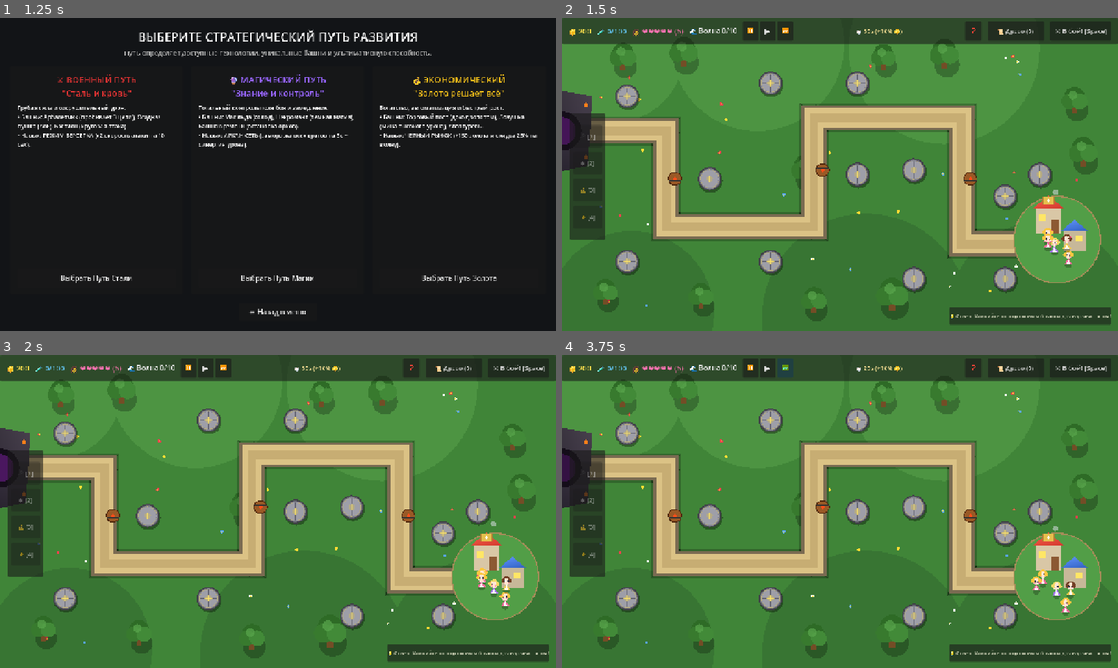
Above: before the commit, frames 1-4 (two rows, left to right).
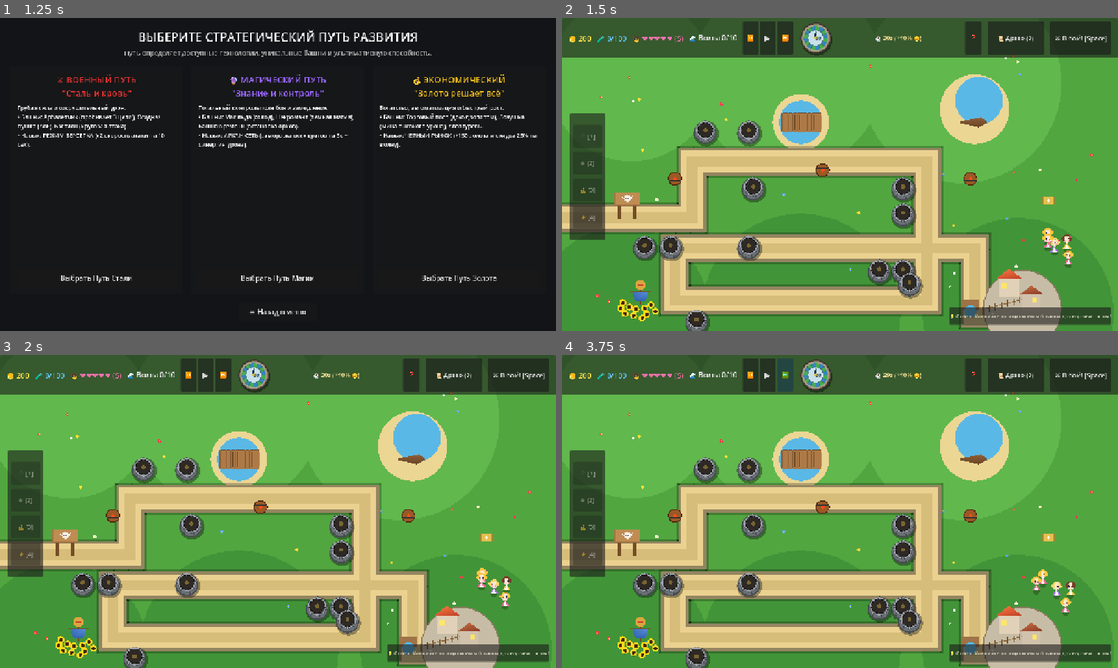
Above: after the commit, the same moments.

Repository: MrSgemaSeny/godot_test_game
Game: Godot game, scene res://scenes/main_menu.tscn
Two runs of this game, one before a commit and one after it. Both use one fixed random seed, a clock stepped at 60 frames per second and the inputs below.
Inputs:
- Up to frame 1 (1.25 s): click "⚔️ Начать битву (Выбор пути)" at 0.5 s
- Up to frame 2 (1.5 s): click "Выбрать Путь Стали" at 1.25 s
- Up to frame 3 (2 s): no input
- Up to frame 4 (3.75 s): click "⏸️" at 2 s; click "▶️" at 2.75 s; click "⏩" at 3.5 s

Frame 1 is identical in both runs. In frame 2, 83% of the frame differs, in the area x 0-100%, y 1-100%; in frame 3, 84%; in frame 4, 84%.

Commit message:
feat(visuals): exact 1-to-1 Monster Mash recreation with dial clock, stone turret platforms, scarecrow with sunflowers, wooden bridges and village

Diff:
--- a/scenes/game.tscn
+++ b/scenes/game.tscn
@@ -8,6 +8,7 @@
 [ext_resource type="Script" path="res://scripts/hud.gd" id="6_hud"]
 [ext_resource type="PackedScene" path="res://scenes/tech_tree_modal.tscn" id="7_modal"]
 [ext_resource type="PackedScene" path="res://scenes/help_modal.tscn" id="8_help_modal"]
+[ext_resource type="Script" path="res://scripts/wave_clock.gd" id="9_clock"]
 
 [node name="Game" type="Node2D"]
 script = ExtResource("1_game")
@@ -109,6 +110,12 @@
 layout_mode = 2
 tooltip_text = "Ускорение 2x [E]"
 text = "⏩"
+
+[node name="WaveClock" type="Control" parent="CanvasLayer/HUD/TopBar/MarginContainer/HBoxContainer"]
+custom_minimum_size = Vector2(56, 56)
+layout_mode = 2
+tooltip_text = "Часы-таймер волны. Нажмите для досрочного старта (+10% золота)!"
+script = ExtResource("9_clock")
 
 [node name="TimerLabel" type="Label" parent="CanvasLayer/HUD/TopBar/MarginContainer/HBoxContainer"]
 layout_mode = 2
--- a/scripts/build_spot.gd
+++ b/scripts/build_spot.gd
@@ -140,33 +140,45 @@
 
 func _draw() -> void:
 	# Тень под постаментом
-	draw_circle(Vector2(2, 4), spot_radius + 2.0, Color(0.0, 0.0, 0.0, 0.35))
+	draw_circle(Vector2(2, 6), spot_radius + 3.0, Color(0.0, 0.0, 0.0, 0.35))
 
-	# Каменное основание (двойное кольцо)
-	draw_circle(Vector2.ZERO, spot_radius, Color(0.38, 0.38, 0.42))
-	draw_circle(Vector2.ZERO, spot_radius - 3.0, Color(0.52, 0.52, 0.56))
-	draw_circle(Vector2.ZERO, spot_radius - 6.0, Color(0.62, 0.62, 0.66))
-	draw_arc(Vector2.ZERO, spot_radius, 0, TAU, 28, Color(0.25, 0.25, 0.28), 2.5)
-	draw_arc(Vector2.ZERO, spot_radius - 5.0, 0, TAU, 24, Color(0.75, 0.7, 0.5, 0.8), 1.5)
+	# Каменная кладка башенки-постамента (конусообразное основание)
+	var base_col = Color(0.42, 0.44, 0.46)
+	var light_col = Color(0.62, 0.64, 0.68)
+	var dark_col = Color(0.28, 0.30, 0.32)
 
-	# Детали кладки (4 сектора плит)
-	for i in range(4):
-		var ang = i * (PI / 2.0)
-		var p1 = Vector2(cos(ang), sin(ang)) * 6.0
-		var p2 = Vector2(cos(ang), sin(ang)) * (spot_radius - 6.0)
-		draw_line(p1, p2, Color(0.4, 0.4, 0.45), 1.5)
+	# Нижнее основание
+	draw_circle(Vector2(0, 4), spot_radius, dark_col)
+	draw_circle(Vector2(0, 2), spot_radius - 2.0, base_col)
+
+	# Текстура отдельных каменных блоков
+	for i in range(6):
+		var ang = i * (PI / 3.0) + 0.2
+		var p1 = Vector2(cos(ang), sin(ang)) * (spot_radius * 0.4) + Vector2(0, 2)
+		var p2 = Vector2(cos(ang), sin(ang)) * (spot_radius * 0.95) + Vector2(0, 2)
+		draw_line(p1, p2, Color(0.22, 0.24, 0.26, 0.7), 1.5)
+
+	# Верхняя площадка с темным углублением
+	draw_circle(Vector2(0, -2), spot_radius * 0.78, light_col)
+	draw_circle(Vector2(0, -2), spot_radius * 0.65, Color(0.18, 0.16, 0.14)) # Темное жерло
+	draw_arc(Vector2(0, -2), spot_radius * 0.65, 0, TAU, 24, Color(0.1, 0.08, 0.08), 2.0)
+
+	# Каменные зубцы (Battlements) по ободу
+	for i in range(8):
+		var ang = i * (TAU / 8.0)
+		var tooth_pos = Vector2(cos(ang), sin(ang)) * (spot_radius * 0.75) + Vector2(0, -2)
+		draw_circle(tooth_pos, 3.2, light_col)
+		draw_arc(tooth_pos, 3.2, 0, TAU, 8, dark_col, 1.0)
 
 	if not has_tower():
-		# Золотистая руническая звезда в центре
-		var glow_alpha = 0.5 + sin(pulse_time) * 0.25 if (is_hovered or is_selected) else 0.4
-		draw_circle(Vector2.ZERO, 7.0, Color(0.85, 0.75, 0.3, glow_alpha))
-		draw_line(Vector2(-8, 0), Vector2(8, 0), Color(1.0, 0.9, 0.4, glow_alpha + 0.3), 2.0)
-		draw_line(Vector2(0, -8), Vector2(0, 8), Color(1.0, 0.9, 0.4, glow_alpha + 0.3), 2.0)
+		# Золотистый огонек в центре площадки
+		var glow_alpha = 0.6 + sin(pulse_time) * 0.3 if (is_hovered or is_selected) else 0.35
+		draw_circle(Vector2(0, -2), 5.0, Color(1.0, 0.85, 0.3, glow_alpha))
 
 	# Пульсирующий ореол при выборе
 	if is_selected:
 		var pulse_rad = spot_radius + 4.0 + sin(pulse_time) * 2.0
-		draw_arc(Vector2.ZERO, pulse_rad, 0, TAU, 32, Color(1.0, 0.85, 0.2, 0.9), 3.0)
-		draw_arc(Vector2.ZERO, pulse_rad + 3.0, 0, TAU, 32, Color(1.0, 0.85, 0.2, 0.4), 1.5)
+		draw_arc(Vector2(0, 0), pulse_rad, 0, TAU, 32, Color(1.0, 0.85, 0.2, 0.9), 3.0)
+		draw_arc(Vector2(0, 0), pulse_rad + 3.0, 0, TAU, 32, Color(1.0, 0.85, 0.2, 0.4), 1.5)
 	elif is_hovered:
-		draw_arc(Vector2.ZERO, spot_radius + 3.0, 0, TAU, 32, Color(0.4, 0.85, 1.0, 0.8), 2.0)
+		draw_arc(Vector2(0, 0), spot_radius + 3.0, 0, TAU, 32, Color(0.4, 0.85, 1.0, 0.8), 2.0)
--- a/scripts/game.gd
+++ b/scripts/game.gd
@@ -90,14 +90,16 @@
 
 func _setup_path() -> void:
 	var curve = Curve2D.new()
-	curve.add_point(Vector2(-40, 260))
-	curve.add_point(Vector2(240, 260))
-	curve.add_point(Vector2(240, 480))
-	curve.add_point(Vector2(580, 480))
-	curve.add_point(Vector2(580, 230))
-	curve.add_point(Vector2(920, 230))
-	curve.add_point(Vector2(920, 520))
-	curve.add_point(Vector2(1140, 520)) # Деревня девочек
+	curve.add_point(Vector2(-40, 460))
+	curve.add_point(Vector2(300, 460))
+	curve.add_point(Vector2(300, 330))
+	curve.add_point(Vector2(840, 330))
+	curve.add_point(Vector2(840, 650))
+	curve.add_point(Vector2(260, 650))
+	curve.add_point(Vector2(260, 530))
+	curve.add_point(Vector2(950, 530))
+	curve.add_point(Vector2(950, 680))
+	curve.add_point(Vector2(1120, 680)) # Сказочная деревня
 	path2d.curve = curve
 
 func _setup_build_spots() -> void:
@@ -105,19 +107,17 @@
 		for child in build_spots_container.get_children():
 			child.queue_free()
 
+	# Аутентичное расположение каменных башенок-постаментов как на скриншоте
 	var spot_positions = [
-		Vector2(150, 180),
-		Vector2(340, 370),
-		Vector2(150, 560),
-		Vector2(480, 560),
-		Vector2(480, 150),
-		Vector2(680, 150),
-		Vector2(680, 360),
-		Vector2(810, 350),
-		Vector2(810, 600),
-		Vector2(1020, 410),
-		Vector2(1020, 600),
-		Vector2(1100, 360)
+		Vector2(190, 525), Vector2(250, 525), # У таблички слева
+		Vector2(330, 260), # Вверху слева
+		Vector2(430, 260), # Вверху по центру у мостика
+		Vector2(440, 390), # В центре у изгиба
+		Vector2(430, 525), # В центре
+		Vector2(310, 695), # У подсолнухов
+		Vector2(730, 580), Vector2(785, 580), # Справа у поворота
+		Vector2(785, 390), Vector2(785, 450), # Справа вверху
+		Vector2(800, 610)  # У спуска к деревне
 	]
 
 	if is_instance_valid(build_spots_container):
@@ -419,84 +419,148 @@
 
 func _draw() -> void:
 	# 1. Сказочный изумрудный холмистый ландшафт Кудрявой Долины
-	draw_rect(Rect2(0, 0, 1280, 720), Color(0.25, 0.52, 0.22))
-
-	# Объемные мягкие холмы с градиентными слоями
-	var hill_col1 = Color(0.30, 0.58, 0.26)
-	var hill_col2 = Color(0.22, 0.46, 0.20)
-	draw_circle(Vector2(120, 80), 160, hill_col1)
-	draw_circle(Vector2(450, 60), 200, hill_col1)
-	draw_circle(Vector2(880, 70), 220, hill_col1)
-	draw_circle(Vector2(160, 680), 190, hill_col2)
-	draw_circle(Vector2(700, 690), 240, hill_col2)
-	draw_circle(Vector2(1100, 680), 210, hill_col2)
-
-	# 2. Сказочные поляны с цветами
+	draw_rect(Rect2(0, 0, 1280, 720), Color(0.32, 0.65, 0.25))
+
+	# Объемные мягкие холмы сочной травы
+	var hill_col1 = Color(0.38, 0.72, 0.30)
+	var hill_col2 = Color(0.26, 0.58, 0.22)
+	draw_circle(Vector2(160, 140), 190, hill_col1)
+	draw_circle(Vector2(520, 130), 220, hill_col1)
+	draw_circle(Vector2(920, 150), 230, hill_col1)
+	draw_circle(Vector2(140, 680), 200, hill_col2)
+	draw_circle(Vector2(550, 680), 230, hill_col2)
+	draw_circle(Vector2(1050, 680), 220, hill_col2)
+
+	# 2. Песчаный пляж / пруд вверху по центру и справа
+	var pond_water = Color(0.35, 0.72, 0.90)
+	var sand_col = Color(0.92, 0.84, 0.58)
+	draw_circle(Vector2(550, 240), 65, sand_col)
+	draw_circle(Vector2(550, 240), 50, pond_water)
+	draw_circle(Vector2(950, 210), 80, sand_col)
+	draw_circle(Vector2(960, 190), 55, pond_water)
+
+	# Деревянная лодочка на песке вверху справа
+	var boat_p = Vector2(940, 240)
+	draw_polygon(
+		PackedVector2Array([boat_p + Vector2(-30, 0), boat_p + Vector2(25, -12), boat_p + Vector2(40, 0), boat_p + Vector2(20, 12)]),
+		PackedColorArray([Color(0.48, 0.32, 0.18), Color(0.58, 0.38, 0.22), Color(0.48, 0.32, 0.18), Color(0.4, 0.26, 0.14)])
+	)
+	draw_line(boat_p + Vector2(-15, 0), boat_p + Vector2(20, 0), Color(0.3, 0.18, 0.1), 2.0)
+
+	# 3. Сказочные поляны с цветами
 	for flower in flower_patches:
 		draw_circle(flower["pos"], flower["size"], flower["col"])
 		draw_circle(flower["pos"], flower["size"] * 0.4, Color(1.0, 0.9, 0.2))
 
-	# 3. Сказочные деревья
-	for tree in trees:
-		var tp = tree["pos"]
-		var ts = tree["scale"]
-		draw_circle(tp + Vector2(6, 12), 26.0 * ts, Color(0.0, 0.0, 0.0, 0.25))
-		draw_rect(Rect2(tp.x - 6 * ts, tp.y, 12 * ts, 20 * ts), Color(0.45, 0.3, 0.15))
-		draw_circle(tp + Vector2(0, -18 * ts), 24.0 * ts, Color(0.18, 0.42, 0.15))
-		draw_circle(tp + Vector2(-12 * ts, -8 * ts), 18.0 * ts, Color(0.22, 0.48, 0.18))
-		draw_circle(tp + Vector2(12 * ts, -8 * ts), 18.0 * ts, Color(0.26, 0.54, 0.22))
-		draw_circle(tp + Vector2(-4 * ts, -22 * ts), 10.0 * ts, Color(0.35, 0.65, 0.3, 0.7))
-
-	# 4. Текстурированная извилистая дорога из булыжника и теплого песка
+	# 4. Текстурированная извилистая песчаная дорога (как на скриншотах «Башенок»)
 	if path2d and path2d.curve:
 		var baked_points = path2d.curve.get_baked_points()
 		if baked_points.size() > 1:
-			draw_polyline(baked_points, Color(0.0, 0.0, 0.0, 0.22), 68.0)
-			draw_polyline(baked_points, Color(0.48, 0.42, 0.32), 58.0)
-			draw_polyline(baked_points, Color(0.86, 0.76, 0.52), 44.0)
-			draw_polyline(baked_points, Color(0.78, 0.68, 0.45), 20.0)
-
-	# 5. Логово Монстров слева
+			# Мягкая тень обочины
+			draw_polyline(baked_points, Color(0.0, 0.0, 0.0, 0.24), 74.0)
+			# Каменная/травяная окантовка дороги
+			draw_polyline(baked_points, Color(0.58, 0.52, 0.38), 64.0)
+			# Основное теплое песчаное полотно
+			draw_polyline(baked_points, Color(0.92, 0.82, 0.56), 50.0)
+			# Протоптанная дорожка со следами
+			draw_polyline(baked_points, Color(0.84, 0.74, 0.48), 24.0)
+
+	# 5. Деревянный мостик через верхний пруд (по центру)
+	var bridge_pos = Vector2(550, 240)
+	draw_rect(Rect2(bridge_pos.x - 45, bridge_pos.y - 20, 90, 40), Color(0.55, 0.38, 0.22))
+	for b_i in range(8):
+		var plank_x = bridge_pos.x - 40 + b_i * 11
+		draw_rect(Rect2(plank_x, bridge_pos.y - 22, 9, 44), Color(0.68, 0.48, 0.28))
+		draw_line(Vector2(plank_x, bridge_pos.y - 22), Vector2(plank_x + 9, bridge_pos.y - 22), Color(0.35, 0.22, 0.12), 1.5)
+		draw_line(Vector2(plank_x + 4, bridge_pos.y - 18), Vector2(plank_x + 4, bridge_pos.y + 18), Color(0.4, 0.28, 0.15), 1.0)
+
+	# 6. Деревянный указатель со страшком/монстром слева
+	var sign_p = Vector2(120, 420)
+	draw_rect(Rect2(sign_p.x + 8, sign_p.y + 10, 8, 32), Color(0.45, 0.3, 0.15)) # Столбик
+	draw_rect(Rect2(sign_p.x + 44, sign_p.y + 10, 8, 32), Color(0.45, 0.3, 0.15))
+	draw_rect(Rect2(sign_p.x, sign_p.y - 20, 60, 32), Color(0.65, 0.45, 0.26)) # Доска
+	draw_rect(Rect2(sign_p.x + 2, sign_p.y - 18, 56, 28), Color(0.75, 0.55, 0.32))
+	# Нарисованный белый монстрик на табличке
+	draw_circle(sign_p + Vector2(30, -5), 8.0, Color(1.0, 1.0, 1.0, 0.85))
+	draw_circle(sign_p + Vector2(27, -6), 1.5, Color(0.2, 0.2, 0.3))
+	draw_circle(sign_p + Vector2(33, -6), 1.5, Color(0.2, 0.2, 0.3))
+	draw_line(sign_p + Vector2(22, -4), sign_p + Vector2(17, -10), Color(1.0, 1.0, 1.0, 0.85), 2.0)
+	draw_line(sign_p + Vector2(38, -4), sign_p + Vector2(43, -10), Color(1.0, 1.0, 1.0, 0.85), 2.0)
+
+	# 7. Пугало и подсолнухи в левом нижнем углу 🌻
+	var scarecrow_p = Vector2(180, 640)
+	# Поле ярких подсолнухов
+	var sunflower_offsets = [
+		Vector2(-40, 15), Vector2(-25, 25), Vector2(-10, 30), Vector2(10, 28),
+		Vector2(25, 20), Vector2(-35, 40), Vector2(-15, 45), Vector2(15, 42),
+		Vector2(35, 35), Vector2(-45, 28), Vector2(5, 50)
+	]
+	for s_off in sunflower_offsets:
+		var sp = scarecrow_p + s_off
+		# Зеленый стебель
+		draw_line(sp + Vector2(0, 10), sp, Color(0.2, 0.5, 0.15), 2.5)
+		# Желтые лепестки
+		draw_circle(sp, 8.0, Color(1.0, 0.85, 0.1))
+		# Темная серединка
+		draw_circle(sp, 4.0, Color(0.28, 0.16, 0.08))
+
+	# Пугало (Scarecrow)
+	draw_line(scarecrow_p + Vector2(0, 20), scarecrow_p + Vector2(0, -25), Color(0.45, 0.3, 0.15), 3.5) # Шест
+	draw_line(scarecrow_p + Vector2(-24, -10), scarecrow_p + Vector2(24, -10), Color(0.45, 0.3, 0.15), 3.0) # Поперечина
+	# Синяя рубаха
 	draw_polygon(
-		PackedVector2Array([Vector2(-40, 160), Vector2(70, 180), Vector2(60, 340), Vector2(-40, 360)]),
-		PackedColorArray([Color(0.2, 0.18, 0.22), Color(0.28, 0.25, 0.3), Color(0.18, 0.16, 0.2), Color(0.15, 0.13, 0.18)])
+		PackedVector2Array([scarecrow_p + Vector2(-18, -10), scarecrow_p + Vector2(18, -10), scarecrow_p + Vector2(12, 10), scarecrow_p + Vector2(-12, 10)]),
+		PackedColorArray([Color(0.25, 0.45, 0.75), Color(0.35, 0.55, 0.85), Color(0.2, 0.4, 0.7), Color(0.2, 0.4, 0.7)])
 	)
-	draw_circle(Vector2(0, 260), 45.0, Color(0.08, 0.05, 0.1))
-	draw_circle(Vector2(0, 260), 32.0, Color(0.35, 0.1, 0.45, 0.6 + sin(scene_anim_time * 3.0) * 0.2))
-	draw_circle(Vector2(55, 200), 5.0, Color(1.0, 0.5, 0.1))
-	draw_circle(Vector2(55, 320), 5.0, Color(1.0, 0.5, 0.1))
-
-	# 6. Сказочная деревня Девочек справа
-	var village_origin = Vector2(1080, 420)
-	draw_circle(village_origin + Vector2(60, 90), 100.0, Color(0.32, 0.62, 0.28))
-	draw_arc(village_origin + Vector2(60, 90), 100.0, 0, TAU, 32, Color(0.65, 0.55, 0.35), 3.0)
-
-	var h1_pos = village_origin + Vector2(10, 20)
-	draw_rect(Rect2(h1_pos.x, h1_pos.y, 60, 55), Color(0.85, 0.78, 0.65))
-	draw_rect(Rect2(h1_pos.x + 8, h1_pos.y + 12, 16, 16), Color(1.0, 0.9, 0.4))
-	draw_rect(Rect2(h1_pos.x + 36, h1_pos.y + 24, 18, 31), Color(0.55, 0.35, 0.2))
+	# Голова из мешковины
+	draw_circle(scarecrow_p + Vector2(0, -22), 7.5, Color(0.9, 0.8, 0.65))
+	# Шляпа
+	draw_circle(scarecrow_p + Vector2(0, -26), 12.0, Color(0.85, 0.65, 0.25))
+	draw_rect(Rect2(scarecrow_p.x - 7, scarecrow_p.y - 34, 14, 8), Color(0.85, 0.65, 0.25))
+	draw_line(scarecrow_p + Vector2(-7, -26), scarecrow_p + Vector2(7, -26), Color(0.8, 0.2, 0.2), 2.0)
+
+	# 8. Сказочная деревушка справа внизу (с черепичными домиками, заборчиком и мостиком)
+	var village_origin = Vector2(980, 620)
+	# Каменная площадка деревни
+	draw_circle(village_origin + Vector2(80, 50), 90.0, Color(0.78, 0.74, 0.65))
+	draw_arc(village_origin + Vector2(80, 50), 90.0, 0, TAU, 32, Color(0.55, 0.48, 0.38), 2.5)
+
+	# Деревянный заборчик (плетень)
+	for f_i in range(9):
+		var fx = village_origin.x - 10 + f_i * 14
+		var fy = village_origin.y + 45 - f_i * 4
+		draw_line(Vector2(fx, fy), Vector2(fx, fy + 16), Color(0.48, 0.32, 0.18), 3.0)
+	draw_line(Vector2(village_origin.x - 10, village_origin.y + 50), Vector2(village_origin.x + 110, village_origin.y + 20), Color(0.55, 0.4, 0.22), 2.0)
+
+	# Маленький мостик перед деревней
+	var v_bridge = village_origin + Vector2(-40, 40)
+	draw_rect(Rect2(v_bridge.x - 20, v_bridge.y - 12, 40, 24), Color(0.62, 0.45, 0.28))
+	draw_circle(v_bridge + Vector2(0, 15), 14.0, pond_water)
+
+	# Домик 1 (Оранжевая черепица)
+	var h1 = village_origin + Vector2(25, -20)
+	draw_rect(Rect2(h1.x, h1.y, 48, 42), Color(0.88, 0.82, 0.72))
+	draw_rect(Rect2(h1.x + 6, h1.y + 10, 12, 12), Color(1.0, 0.9, 0.4))
 	draw_polygon(
-		PackedVector2Array([Vector2(h1_pos.x - 8, h1_pos.y), Vector2(h1_pos.x + 30, h1_pos.y - 32), Vector2(h1_pos.x + 68, h1_pos.y)]),
-		PackedColorArray([Color(0.88, 0.28, 0.22), Color(0.95, 0.35, 0.28), Color(0.82, 0.22, 0.18)])
+		PackedVector2Array([h1 + Vector2(-6, 0), h1 + Vector2(24, -24), h1 + Vector2(54, 0)]),
+		PackedColorArray([Color(0.85, 0.35, 0.2), Color(0.95, 0.45, 0.25), Color(0.75, 0.25, 0.15)])
 	)
-	var smoke_y = h1_pos.y - 35 - fmod(scene_anim_time * 25.0, 40.0)
-	draw_circle(Vector2(h1_pos.x + 46, smoke_y), 6.0, Color(0.9, 0.9, 0.95, 0.5))
-
-	var h2_pos = village_origin + Vector2(75, 70)
-	draw_rect(Rect2(h2_pos.x, h2_pos.y, 50, 45), Color(0.78, 0.72, 0.6))
-	draw_rect(Rect2(h2_pos.x + 28, h2_pos.y + 10, 14, 14), Color(1.0, 0.9, 0.4))
+
+	# Домик 2 (Коричневая мансарда)
+	var h2 = village_origin + Vector2(80, 15)
+	draw_rect(Rect2(h2.x, h2.y, 42, 38), Color(0.82, 0.76, 0.68))
+	draw_rect(Rect2(h2.x + 22, h2.y + 8, 11, 11), Color(1.0, 0.9, 0.4))
 	draw_polygon(
-		PackedVector2Array([Vector2(h2_pos.x - 6, h2_pos.y), Vector2(h2_pos.x + 25, h2_pos.y - 26), Vector2(h2_pos.x + 56, h2_pos.y)]),
-		PackedColorArray([Color(0.25, 0.45, 0.85), Color(0.35, 0.55, 0.95), Color(0.2, 0.38, 0.75)])
+		PackedVector2Array([h2 + Vector2(-5, 0), h2 + Vector2(21, -20), h2 + Vector2(47, 0)]),
+		PackedColorArray([Color(0.65, 0.32, 0.2), Color(0.75, 0.42, 0.25), Color(0.55, 0.22, 0.15)])
 	)
 
-	# 7. Интерактивная подсветка радиуса атаки выбранной башни / площадки
+	# 9. Интерактивная подсветка радиуса атаки выбранной башни / площадки
 	if is_instance_valid(game_manager) and is_instance_valid(game_manager.selected_spot):
 		var spot: BuildSpot = game_manager.selected_spot as BuildSpot
 		if is_instance_valid(spot):
 			var r = 190.0
 			if spot.has_tower():
 				r = spot.current_tower.get_effective_range()
-			# Полупрозрачный светящийся круг зоны поражения
 			draw_circle(spot.position, r, Color(0.3, 0.8, 1.0, 0.10 + sin(scene_anim_time * 4.0) * 0.03))
 			draw_arc(spot.position, r, 0, TAU, 48, Color(0.4, 0.9, 1.0, 0.75), 2.5)
--- a/scripts/hud.gd
+++ b/scripts/hud.gd
@@ -14,6 +14,7 @@
 @onready var tech_btn: Button = $TopBar/MarginContainer/HBoxContainer/TechTreeButton
 @onready var start_wave_btn: Button = $TopBar/MarginContainer/HBoxContainer/StartWaveButton
 @onready var help_btn: Button = $TopBar/MarginContainer/HBoxContainer/HelpButton
+@onready var wave_clock: WaveClock = $TopBar/MarginContainer/HBoxContainer/WaveClock
 
 # Управление скоростью
 @onready var pause_btn: Button = $TopBar/MarginContainer/HBoxContainer/SpeedBox/PauseBtn
@@ -67,6 +68,8 @@
 
 	if is_instance_valid(start_wave_btn):
 		start_wave_btn.pressed.connect(_on_start_wave_clicked)
+	if is_instance_valid(wave_clock):
+		wave_clock.clicked.connect(_on_start_wave_clicked)
 	if is_instance_valid(tech_btn):
 		tech_btn.pressed.connect(_on_tech_tree_clicked)
 	if is_instance_valid(help_btn):
@@ -167,9 +170,13 @@
 func set_countdown(seconds: float) -> void:
 	wave_countdown = seconds
 	counting_down = true
+	if is_instance_valid(wave_clock):
+		wave_clock.set_countdown(seconds, GameManager.PRE_WAVE_TIME)
 
 func stop_countdown() -> void:
 	counting_down = false
+	if is_instance_valid(wave_clock):
+		wave_clock.set_countdown(0.0)
 	if is_instance_valid(timer_label):
 		timer_label.text = "⚔️ Защищайте девочек!"
 
--- /dev/null
+++ b/scripts/wave_clock.gd
@@ -0,0 +1,93 @@
+class_name WaveClock
+extends Control
+
+signal clicked()
+
+var time_left: float = 0.0
+var total_time: float = 30.0
+var is_active: bool = false
+var is_boss_wave: bool = false
+var next_monster_icon: String = "👾"
+var hand_angle: float = 0.0
+
+var pulse_timer: float = 0.0
+
+func _ready() -> void:
+	custom_minimum_size = Vector2(76, 76)
+	mouse_filter = Control.MOUSE_FILTER_STOP
+	gui_input.connect(_on_gui_input)
+
+func _on_gui_input(event: InputEvent) -> void:
+	if event is InputEventMouseButton and event.button_index == MOUSE_BUTTON_LEFT and event.pressed:
+		clicked.emit()
+
+func set_countdown(cur: float, total: float = 30.0, is_boss: bool = false) -> void:
+	time_left = cur
+	total_time = max(0.1, total)
+	is_active = cur > 0.0
+	is_boss_wave = is_boss
+	queue_redraw()
+
+func _process(delta: float) -> void:
+	pulse_timer += delta * 4.0
+	if is_active and total_time > 0.0:
+		var progress = 1.0 - clamp(time_left / total_time, 0.0, 1.0)
+		hand_angle = progress * TAU
+	else:
+		hand_angle += delta * 1.5
+	queue_redraw()
+
+func _draw() -> void:
+	var center = size / 2.0
+	var radius = min(size.x, size.y) / 2.0 - 4.0
+
+	# 1. Тень часов
+	draw_circle(center + Vector2(2, 4), radius + 2.0, Color(0, 0, 0, 0.4))
+
+	# 2. Внешнее каменное/деревянное кольцо
+	draw_circle(center, radius, Color(0.48, 0.45, 0.38))
+	draw_circle(center, radius - 3.0, Color(0.68, 0.62, 0.52))
+	draw_arc(center, radius, 0, TAU, 32, Color(0.25, 0.22, 0.18), 2.5)
+
+	# 3. Разноцветные секторы циферблата (как в оригинале «Башенок»: зеленый и синий)
+	var inner_rad = radius - 6.0
+	var segments = 16
+	for i in range(segments):
+		var a1 = -PI / 2.0 + (i / float(segments)) * TAU
+		var a2 = -PI / 2.0 + ((i + 1) / float(segments)) * TAU
+		var sector_col = Color(0.28, 0.68, 0.32) if (i % 2 == 0) else Color(0.22, 0.52, 0.72)
+		if is_boss_wave and (i % 2 == 0):
+			sector_col = Color(0.85, 0.25, 0.25)
+
+		var p1 = center
+		var p2 = center + Vector2(cos(a1), sin(a1)) * inner_rad
+		var p3 = center + Vector2(cos(a2), sin(a2)) * inner_rad
+		draw_polygon(PackedVector2Array([p1, p2, p3]), PackedColorArray([sector_col, sector_col, sector_col]))
+		draw_line(p1, p2, Color(0.15, 0.3, 0.2, 0.5), 1.0)
+
+	# Внутренний светлый диск циферблата
+	draw_circle(center, inner_rad * 0.65, Color(0.78, 0.88, 0.92))
+	draw_arc(center, inner_rad * 0.65, 0, TAU, 24, Color(0.3, 0.45, 0.5), 1.5)
+
+	# 4. Стрелка часов
+	var target_a = -PI / 2.0 + hand_angle
+	var hand_p1 = center - Vector2(cos(target_a), sin(target_a)) * (inner_rad * 0.2)
+	var hand_p2 = center + Vector2(cos(target_a), sin(target_a)) * (inner_rad * 0.85)
+	var hand_side1 = center + Vector2(cos(target_a + PI/2), sin(target_a + PI/2)) * 3.0
+	var hand_side2 = center + Vector2(cos(target_a - PI/2), sin(target_a - PI/2)) * 3.0
+
+	# Стрелка часов
+	draw_polygon(
+		PackedVector2Array([hand_p1, hand_side1, hand_p2, hand_side2]),
+		PackedColorArray([Color(0.12, 0.2, 0.3), Color(0.12, 0.2, 0.3), Color(0.12, 0.2, 0.3), Color(0.12, 0.2, 0.3)])
+	)
+	draw_circle(center, 4.0, Color(0.85, 0.75, 0.2))
+
+	# 5. Надпись "БОСС!" или таймер
+	var default_font = ThemeDB.fallback_font
+	if default_font:
+		if is_boss_wave:
+			var pulse_scale = 1.0 + sin(pulse_timer) * 0.15
+			draw_string(default_font, center + Vector2(0, radius + 14), "БОСС!", HORIZONTAL_ALIGNMENT_CENTER, -1, 14, Color(1.0, 0.2, 0.2))
+		elif is_active:
+			draw_string(default_font, center + Vector2(0, 4), "%d" % int(ceil(time_left)), HORIZONTAL_ALIGNMENT_CENTER, -1, 11, Color(0.1, 0.2, 0.3))
--- a/tests/test_scene_integration.gd
+++ b/tests/test_scene_integration.gd
@@ -35,8 +35,21 @@
 	var instance = scene.instantiate()
 	assert_not_null(instance, "game.tscn must instantiate")
 	assert_not_null(instance.get_node_or_null("CanvasLayer/HUD"), "HUD must exist in Game scene")
+	assert_not_null(instance.get_node_or_null("CanvasLayer/HUD/TopBar/MarginContainer/HBoxContainer/WaveClock"), "WaveClock must exist in Game scene")
 	assert_not_null(instance.get_node_or_null("GameManager"), "GameManager must exist in Game scene")
 	assert_not_null(instance.get_node_or_null("SpellSystem"), "SpellSystem must exist in Game scene")
 	assert_not_null(instance.get_node_or_null("TechTreeManager"), "TechTreeManager must exist in Game scene")
 	assert_not_null(instance.get_node_or_null("MetaManager"), "MetaManager must exist in Game scene")
 	instance.free()
+
+func test_wave_clock_widget() -> void:
+	var clock = WaveClock.new()
+	clock.set_countdown(20.0, 30.0, false)
+	assert_eq(clock.time_left, 20.0, "Clock time_left should be 20")
+	assert_true(clock.is_active, "Clock should be active")
+
+	var clicked_emitted = [false]
+	clock.clicked.connect(func(): clicked_emitted[0] = true)
+	clock.clicked.emit()
+	assert_true(clicked_emitted[0], "Clock clicked signal should work")
+	clock.free()
Not shown, added: scripts/wave_clock.gd.uid
